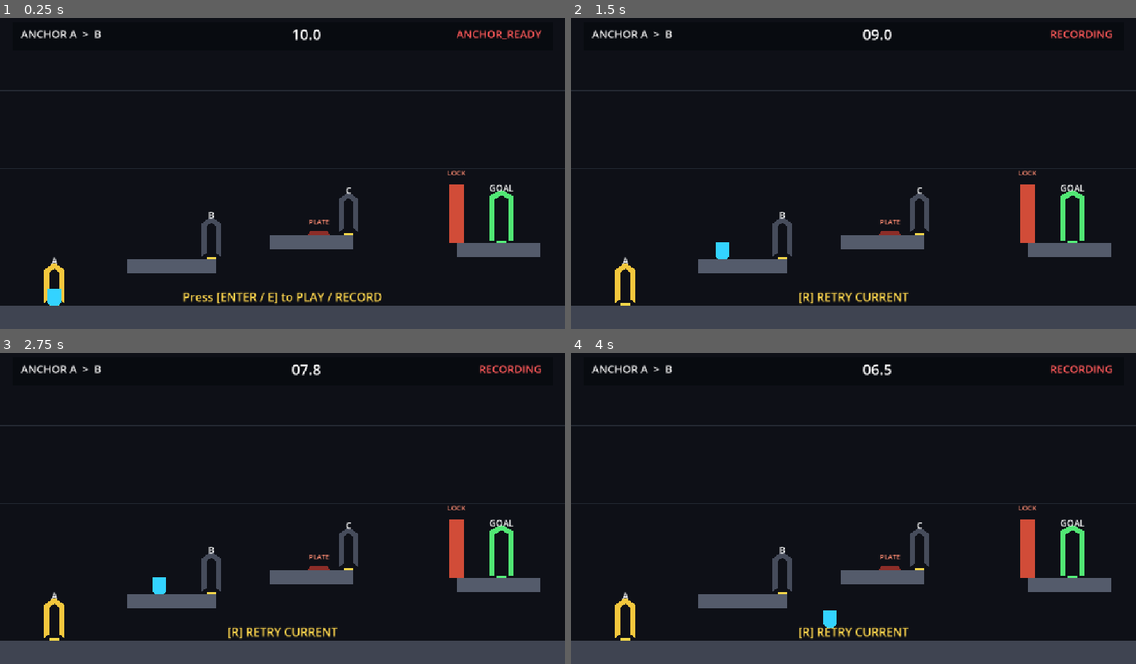
Above: before the commit, frames 1-4 (two rows, left to right).
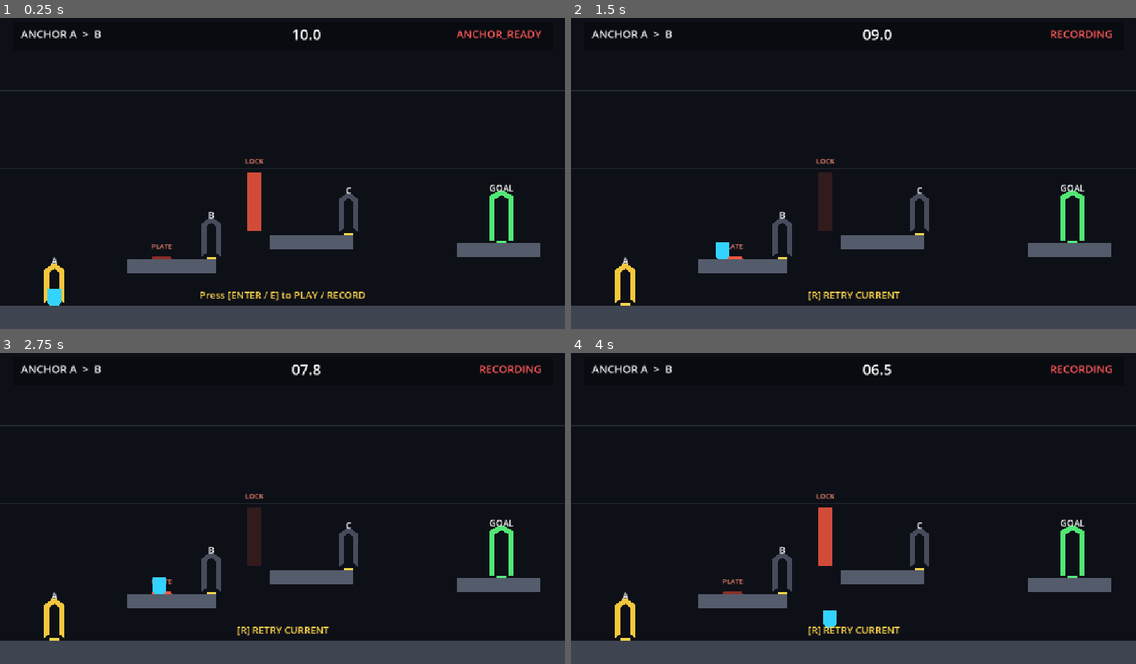
Above: after the commit, the same moments.

Repository: chingminghu/10_seconds
Game: Godot game, scene res://scenes/main.tscn
Two runs of this game, one before a commit and one after it. Both use one fixed random seed, a clock stepped at 60 frames per second and the inputs below.
Inputs:
- Up to frame 1 (0.25 s): no input
- Up to frame 2 (1.5 s): tap Enter (play_record) at 0.5, 1.35 s; hold Backspace (return_previous_anchor) 0.53-1.28 s; hold D (move_right) from 0.53 s (still down); tap Space (jump) at 0.77 s
- Up to frame 3 (2.75 s): tap Space (jump) at 1.52 s; tap Backspace (return_previous_anchor) at 1.55 s; release D (move_right) at 2.03 s; hold A (move_left) from 2.03 s (still down); hold Backspace (return_previous_anchor) from 2.03 s (still down)
- Up to frame 4 (4 s): release A (move_left) at 2.78 s; release Backspace (return_previous_anchor) at 2.78 s; hold D (move_right) from 2.78 s (still down); tap Backspace (return_previous_anchor) at 2.85, 3.8 s; tap Space (jump) at 3.02, 3.77 s; hold Enter (play_record) from 3.53 s (still down)

The runs differ from the first frame. In frame 1, 2.0% of the frame differs, in the area x 26-83%, y 45-93%; in frame 2, 1.6%; in frame 3, 1.6%; in frame 4, 1.7%.

Commit message:
a easy test level

Diff:
--- a/scenes/main.tscn
+++ b/scenes/main.tscn
@@ -130,10 +130,10 @@
 [node name="Mechanisms" type="Node2D" parent="."]
 
 [node name="PressurePlate" parent="Mechanisms" instance=ExtResource("11")]
-position = Vector2(650, 456)
+position = Vector2(329, 506)
 
 [node name="Door" parent="Mechanisms" node_paths=PackedStringArray("pressure_plate") instance=ExtResource("12")]
-position = Vector2(930, 472)
+position = Vector2(518, 448)
 pressure_plate = NodePath("../PressurePlate")
 
 [node name="Anchors" type="Node2D" parent="."]
--- a/scenes/ui/hud.gd
+++ b/scenes/ui/hud.gd
@@ -17,6 +17,7 @@
 	run_controller.time_remaining_changed.connect(_on_time_remaining_changed)
 	run_controller.echo_playback_started.connect(_on_echo_playback_started)
 	run_controller.echo_playback_finished.connect(_on_echo_playback_finished)
+	run_controller.progress_history_changed.connect(_on_progress_history_changed)
 	_refresh_state(run_controller.state)
 	_on_time_remaining_changed(run_controller.time_remaining)
 
@@ -46,13 +47,21 @@
 	_rewind_label.hide()
 
 
+func _on_progress_history_changed(_can_return_previous: bool) -> void:
+	_refresh_state(run_controller.state)
+
+
 func _refresh_state(current_state: RunController.RunState) -> void:
 	_state_label.text = run_controller.get_state_name()
 	match current_state:
 		RunController.RunState.ANCHOR_READY:
 			_prompt_label.text = "Press [ENTER / E] to PLAY / RECORD"
+			if run_controller.can_return_to_previous_anchor():
+				_prompt_label.text += "  •  [Q / BACKSPACE] RETURN"
 		RunController.RunState.RECORDING:
 			_prompt_label.text = "[R] RETRY CURRENT"
+			if run_controller.can_return_to_previous_anchor():
+				_prompt_label.text += "  •  [Q / BACKSPACE] RETURN"
 		RunController.RunState.ATTEMPT_FAILED:
 			_prompt_label.text = "RECORDING FAILED"
 		RunController.RunState.LEVEL_COMPLETE:
--- a/scenes/ui/hud.tscn
+++ b/scenes/ui/hud.tscn
@@ -61,11 +61,11 @@
 
 [node name="PromptLabel" type="Label" parent="."]
 unique_name_in_owner = true
-offset_left = 300.0
+offset_left = 100.0
 offset_top = 564.0
-offset_right = 852.0
+offset_right = 1052.0
 offset_bottom = 614.0
 theme_override_colors/font_color = Color(1, 0.84, 0.3, 1)
-theme_override_font_sizes/font_size = 24
+theme_override_font_sizes/font_size = 20
 text = "Press [ENTER / E] to PLAY / RECORD"
 horizontal_alignment = 1
--- /dev/null
+++ b/scripts/anchor_progress_entry.gd
@@ -0,0 +1,21 @@
+class_name AnchorProgressEntry
+extends RefCounted
+
+var anchor_id: StringName = &""
+var player_spawn_transform: Transform2D = Transform2D.IDENTITY
+var incoming_segment: RecordedSegment
+var level_snapshot: AttemptSnapshot
+
+
+static func create(
+	for_anchor: Anchor,
+	segment_ending_here: RecordedSegment = null,
+	snapshot_at_anchor: AttemptSnapshot = null
+) -> AnchorProgressEntry:
+	assert(for_anchor != null, "AnchorProgressEntry requires an Anchor.")
+	var entry := AnchorProgressEntry.new()
+	entry.anchor_id = for_anchor.anchor_id
+	entry.player_spawn_transform = for_anchor.get_spawn_transform()
+	entry.incoming_segment = segment_ending_here
+	entry.level_snapshot = snapshot_at_anchor
+	return entry
--- a/scripts/run_controller.gd
+++ b/scripts/run_controller.gd
@@ -8,6 +8,7 @@
 signal attempt_failed
 signal echo_playback_started
 signal echo_playback_finished
+signal progress_history_changed(can_return_previous: bool)
 signal level_completed
 
 enum RunState {
@@ -35,6 +36,7 @@
 var expected_anchor: Anchor
 var time_remaining: float = 0.0
 var completed_segments: Array[RecordedSegment] = []
+var anchor_progress: Array[AnchorProgressEntry] = []
 var _ordered_anchors: Array[Anchor] = []
 var _attempt_token: int = 0
 var _active_echo: Echo
@@ -67,6 +69,11 @@
 		_start_traversal()
 	elif event.is_action_pressed(&"retry_current") and state == RunState.RECORDING:
 		_fail_attempt()
+	elif (
+		event.is_action_pressed(&"return_previous_anchor")
+		and state in [RunState.ANCHOR_READY, RunState.RECORDING]
+	):
+		return_to_previous_anchor()
 
 
 func _physics_process(delta: float) -> void:
@@ -82,19 +89,33 @@
 	return RunState.keys()[state]
 
 
+func can_return_to_previous_anchor() -> bool:
+	return anchor_progress.size() > 1
+
+
 func _initialize_run() -> void:
 	player.teleport_to(current_anchor.get_spawn_transform())
+	anchor_progress.clear()
+	anchor_progress.append(
+		AnchorProgressEntry.create(
+			current_anchor,
+			null,
+			snapshot_controller.capture_snapshot()
+		)
+	)
 	time_remaining = config.segment_duration
 	_set_state(RunState.ANCHOR_READY)
 	_update_anchor_visuals()
 	anchor_changed.emit(current_anchor, expected_anchor)
 	time_remaining_changed.emit(time_remaining)
+	progress_history_changed.emit(can_return_to_previous_anchor())
 
 
 func _start_traversal() -> void:
 	_attempt_token += 1
 	time_remaining = config.segment_duration
 	_attempt_snapshot = snapshot_controller.capture_snapshot()
+	anchor_progress[-1].level_snapshot = _attempt_snapshot
 	recording_controller.start_recording(current_anchor.anchor_id)
 	_spawn_previous_echo()
 	player.set_movement_enabled(true)
@@ -114,12 +135,14 @@
 	segment_completed.emit(segment)
 	_attempt_snapshot = null
 	current_anchor = anchor
+	anchor_progress.append(AnchorProgressEntry.create(current_anchor, segment))
 	expected_anchor = _get_next_anchor(anchor)
 	time_remaining = config.segment_duration
 	_update_anchor_visuals()
 	anchor_changed.emit(current_anchor, expected_anchor)
 	_set_state(RunState.ANCHOR_READY)
 	time_remaining_changed.emit(time_remaining)
+	progress_history_changed.emit(can_return_to_previous_anchor())
 
 
 func _on_goal_reached() -> void:
@@ -161,6 +184,42 @@
 	_set_state(RunState.ANCHOR_READY)
 
 
+func return_to_previous_anchor() -> void:
+	if state not in [RunState.ANCHOR_READY, RunState.RECORDING]:
+		return
+	if not can_return_to_previous_anchor():
+		return
+
+	_attempt_token += 1
+	player.set_movement_enabled(false)
+	_remove_active_echo()
+	if recording_controller.is_recording:
+		recording_controller.discard_recording()
+
+	_set_state(RunState.ROLLING_BACK)
+	_attempt_snapshot = null
+
+	var removed_progress: AnchorProgressEntry = anchor_progress.pop_back()
+	assert(removed_progress.incoming_segment != null, "A non-start Anchor must have an incoming Segment.")
+	assert(not completed_segments.is_empty(), "Segment history is inconsistent with Anchor progress.")
+	var removed_segment: RecordedSegment = completed_segments.pop_back()
+	assert(removed_segment == removed_progress.incoming_segment, "Rollback removed a mismatched Segment.")
+
+	var restored_progress: AnchorProgressEntry = anchor_progress[-1]
+	assert(restored_progress.level_snapshot != null, "Previous Anchor is missing its level snapshot.")
+	snapshot_controller.restore_snapshot(restored_progress.level_snapshot)
+
+	current_anchor = _find_anchor(restored_progress.anchor_id)
+	expected_anchor = _get_next_anchor(current_anchor)
+	player.teleport_to(restored_progress.player_spawn_transform)
+	time_remaining = config.segment_duration
+	_update_anchor_visuals()
+	anchor_changed.emit(current_anchor, expected_anchor)
+	time_remaining_changed.emit(time_remaining)
+	progress_history_changed.emit(can_return_to_previous_anchor())
+	_set_state(RunState.ANCHOR_READY)
+
+
 func _spawn_previous_echo() -> void:
 	_remove_active_echo()
 	if completed_segments.is_empty():
@@ -198,6 +257,14 @@
 	if next_index >= _ordered_anchors.size():
 		return null
 	return _ordered_anchors[next_index]
+
+
+func _find_anchor(anchor_id: StringName) -> Anchor:
+	for anchor in _ordered_anchors:
+		if anchor.anchor_id == anchor_id:
+			return anchor
+	assert(false, "Anchor history references an unknown Anchor ID: %s" % anchor_id)
+	return null
 
 
 func _set_state(new_state: RunState) -> void:
--- /dev/null
+++ b/tests/rollback_smoke_test.gd
@@ -0,0 +1,71 @@
+extends SceneTree
+
+const MAIN_SCENE := preload("res://scenes/main.tscn")
+
+
+func _initialize() -> void:
+	_run_test.call_deferred()
+
+
+func _run_test() -> void:
+	var level := MAIN_SCENE.instantiate()
+	root.add_child(level)
+	for _tick in 3:
+		await physics_frame
+
+	var run_controller := level.get_node("RunController") as RunController
+	var anchor_b := level.get_node("Anchors/AnchorB") as Anchor
+	var anchor_c := level.get_node("Anchors/AnchorC") as Anchor
+	var door := level.get_node("Mechanisms/Door") as Door
+	var echo_container := level.get_node("EchoContainer") as Node2D
+
+	assert(run_controller.anchor_progress.size() == 1, "Run must begin with one Anchor progress entry.")
+	assert(not run_controller.can_return_to_previous_anchor(), "Start Anchor must not allow rollback.")
+
+	run_controller._start_traversal()
+	await physics_frame
+	await physics_frame
+	run_controller._on_anchor_arrived(anchor_b)
+
+	run_controller._start_traversal()
+	await physics_frame
+	await physics_frame
+	run_controller._on_anchor_arrived(anchor_c)
+
+	assert(run_controller.anchor_progress.size() == 3, "A→B→C did not create three progress entries.")
+	assert(run_controller.completed_segments.size() == 2, "A→B→C did not preserve both Segments.")
+	assert(run_controller.can_return_to_previous_anchor(), "Anchor C should allow rollback.")
+
+	run_controller._start_traversal()
+	assert(run_controller.state == RunController.RunState.RECORDING, "Final traversal did not start.")
+	assert(echo_container.get_child_count() == 1, "Current traversal did not spawn the previous Echo.")
+	door.restore_state(true)
+
+	run_controller.return_to_previous_anchor()
+	await physics_frame
+	await physics_frame
+
+	assert(run_controller.state == RunController.RunState.ANCHOR_READY, "Rollback did not return to ANCHOR_READY.")
+	assert(run_controller.current_anchor == anchor_b, "Rollback from C did not return to B.")
+	assert(run_controller.expected_anchor == anchor_c, "Rollback restored the wrong expected Anchor.")
+	assert(run_controller.anchor_progress.size() == 2, "Rollback removed the wrong progress entry.")
+	assert(run_controller.completed_segments.size() == 1, "Rollback removed the wrong number of Segments.")
+	assert(run_controller.completed_segments[-1].end_anchor_id == &"B", "Rollback did not restore Segment A→B as previous.")
+	assert(not run_controller.recording_controller.is_recording, "Rollback preserved an incomplete recording.")
+	assert(echo_container.get_child_count() == 0, "Rollback left an active Echo behind.")
+	assert(not door.is_open, "Rollback did not restore the previous Anchor mechanism snapshot.")
+
+	run_controller._start_traversal()
+	await physics_frame
+	run_controller.return_to_previous_anchor()
+	await physics_frame
+
+	assert(run_controller.current_anchor.anchor_id == &"A", "Second rollback did not return to the start Anchor.")
+	assert(run_controller.anchor_progress.size() == 1, "Start Anchor history should contain exactly one entry.")
+	assert(run_controller.completed_segments.is_empty(), "Returning to A did not remove Segment A→B.")
+	assert(not run_controller.can_return_to_previous_anchor(), "Rollback must be disabled at the start Anchor.")
+
+	print("Rollback smoke test passed: history pop, Segment restore, snapshot restore, and recording cleanup.")
+	level.queue_free()
+	await physics_frame
+	quit(0)
Not shown, added: scripts/anchor_progress_entry.gd.uid
Not shown, added: tests/rollback_smoke_test.gd.uid
